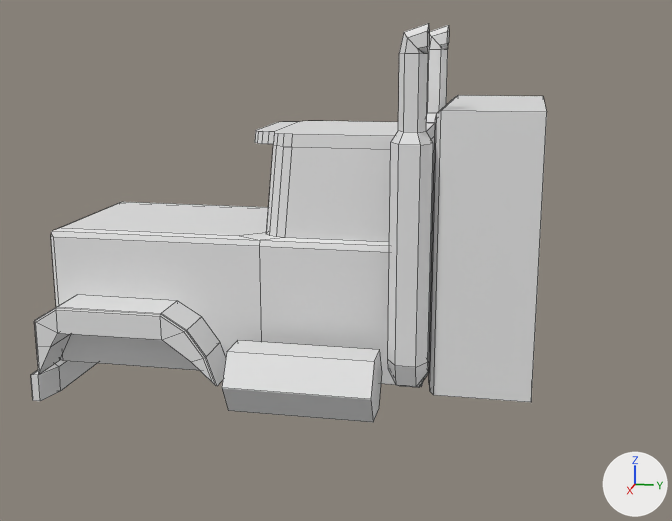
The Blender file Truck.blend as it was, and as the next commit left it.
One viewpoint serves both versions: a 50 mm lens placed at (19.14, 7.3, 5.29), pointed at (0.01, 3.47, 0.51). Every picture has the same lights, and +X, +Y and +Z are marked at lower right. Mesh edges are drawn as thin lines.

Script lines for the objects in view, before the commit:
```python
ob_cube = bpy.data.objects.new('Cube', me_cube_001)
ob_cube.location = (0.0, 0.0, 0.24)
ob_cube.scale = (1.72, 2.27, 1.8)
ob_cube_001 = bpy.data.objects.new('Cube.001', me_cube_002)
ob_cube_001.location = (0.0, -0.67, 0.0)
ob_cube_001.scale = (1.72, 2.27, 1.56)
ob_cube_003 = bpy.data.objects.new('Cube.003', me_cube_004)
ob_cube_003.location = (0.7, -2.36, -1.84)
ob_cube_003.scale = (1.0, 0.123, 0.282)
ob_cube_004 = bpy.data.objects.new('Cube.004', me_cube_005)
ob_cube_004.location = (0.22, 6.7, -0.06)
ob_cube_004.scale = (1.5, 0.988, 1.5)
ob_cylinder = bpy.data.objects.new('Cylinder', me_cylinder)
ob_cylinder.location = (2.13, 5.31, -1.2)
ob_cylinder.rotation_euler = (0.0, 1.571, 0.0)  # degrees (0, 90, 0)
ob_cylinder.scale = (0.388, 0.388, 0.388)
ob_cylinder_001 = bpy.data.objects.new('Cylinder.001', me_cylinder_001)
ob_cylinder_001.location = (-2.06, 5.31, -1.2)
ob_cylinder_001.rotation_euler = (0.0, -1.571, 0.0)  # degrees (0, -90, 0)
ob_cylinder_001.scale = (-0.388, 0.388, 0.388)
ob_cylinder_002 = bpy.data.objects.new('Cylinder.002', me_cylinder_002)
ob_cylinder_002.location = (2.59, 3.35, -1.26)
ob_cylinder_002.rotation_euler = (1.571, 0.524, 0.0)  # degrees (90, 30, 0)
ob_cylinder_002.scale = (0.699, 0.699, 1.43)
```
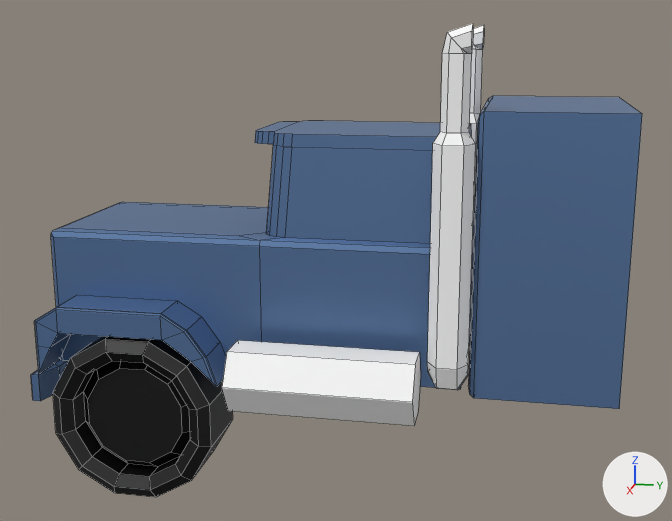
Where the newer file only moved an object's origin or applied its transform, the numbers keep the older frame.

The change, as a diff of the scene's bpy script:
```diff
--- a/Truck.blend.py
+++ b/Truck.blend.py
@@ me_cube_001 @@
 me_cube_001.from_pydata(...)  # 106 vertices, 80 faces; spans x -1.0..1.0, y -1.03..2.45, z -1.0..1.73
+me_cube_001.materials.append(mat_body)  # blue #6282af
@@ me_cube_002 @@
 me_cube_002.from_pydata(...)  # 40 vertices, 40 faces; spans x 1.0..1.54, y -0.69..1.0, z -1.0..-0.04
 # used by ob_cube_001; location = (0.0, -0.67, 0.0); scale = (1.72, 2.27, 1.56)
+# me_cube_002 part 1: 40 faces spanning x 1.0..1.54, y -0.69..1.0, z -1.0..-0.04 switch from no material to mat_body (blue #6282af)
@@ me_cube_004 @@
 me_cube_004.from_pydata(...)  # 32 vertices, 30 faces; spans x -3.28..1.95, y -0.5..1.0, z -1.44..1.0
 # used by ob_cube_003; location = (0.7, -2.36, -1.84); scale = (1.0, 0.123, 0.282)
+# me_cube_004 part 2: 30 faces spanning x -3.28..1.95, y -0.5..1.0, z -1.44..1.0 switch from no material to mat_body (blue #6282af)
@@ me_cube_005 @@
 # used by ob_cube_004; location = (0.22, 6.7, -0.06); scale = (1.5, 0.988, 1.5)
-me_cube_005.from_pydata(...)  # 16 vertices, 14 faces; spans x -1.56..1.27, y -1.0..1.0, z -1.0..2.65
+me_cube_005.from_pydata(...)  # 16 vertices, 14 faces; spans x -1.23..1.23, y 2.85..4.1, z -1.0..2.04
+# me_cube_005 part 3: the whole mesh is rebuilt
+me_cube_005.materials.append(mat_body)  # blue #6282af
@@ me_cylinder_002 @@
 me_cylinder_002.from_pydata(...)  # 12 vertices, 8 faces; spans x -0.87..0.87, y -1.0..1.0, z -1.0..1.0
 # used by ob_cylinder_002; location = (2.59, 3.35, -1.26); rotation_euler = (1.571, 0.524, 0.0), in degrees (90, 30, 0); scale = (0.699, 0.699, 1.43)
+# me_cylinder_002 part 4: the whole mesh is scaled about its middle by (1, 1, 1.27), then moved by (0.0, 0.0, -0.27)
+me_cylinder_002.materials.append(mat_material_001)  # white #ffffff
@@ ob_cube_004 @@
 ob_cube_004 = bpy.data.objects.new('Cube.004', me_cube_005)
-ob_cube_004.location = (0.22, 6.7, -0.06)
-ob_cube_004.scale = (1.5, 0.988, 1.5)
+ob_cube_004.location = (0.0, 0.0, 0.24)
+ob_cube_004.scale = (1.72, 2.27, 1.8)
@@ ob_cylinder @@
-ob_cylinder = bpy.data.objects.new('Cylinder', me_cylinder)
@@ ob_cylinder_001 @@
-ob_cylinder_001 = bpy.data.objects.new('Cylinder.001', me_cylinder_001)
@@ ob_cube_006 @@
+ob_cube_006 = bpy.data.objects.new('Cube.006', me_cube_011)  # 54 vertices, 49 faces; spans x -1.41..-0.81, y 2.51..2.85, z -0.99..2.88; in mat_material_001 (white #ffffff)
+ob_cube_006.location = (0.0, 0.0, 0.24)
+ob_cube_006.scale = (1.72, 2.27, 1.8)
@@ ob_cube_005 @@
+ob_cube_005 = bpy.data.objects.new('Cube.005', me_cube_010)  # 54 vertices, 49 faces; spans x 0.85..1.46, y 2.51..2.85, z -0.99..2.88; in mat_material_001 (white #ffffff)
+ob_cube_005.location = (0.0, 0.0, 0.24)
+ob_cube_005.scale = (1.72, 2.27, 1.8)
@@ ob_cylinder_004 @@
+ob_cylinder_004 = bpy.data.objects.new('Cylinder.004', me_cylinder_004)  # 72 vertices, 62 faces; spans x -1.0..1.0, y -1.0..1.0, z -1.54..-0.18; in mat_material (black #000000)
+ob_cylinder_004.location = (2.95, -0.27, -2.39)
+ob_cylinder_004.rotation_euler = (-1.571, 1.833, -1.571)  # degrees (-90, 105, -90)
+ob_cylinder_004.scale = (1.76, 1.76, 1.16)
```

Pixel boxes [x1, y1, x2, y2] of what changed, in the pictures (672 x 521 px):
'Cube', recoloured (white to blue)
    both: [51, 121, 475, 389]
'Cube.004', reshaped, moved, rescaled (47% wider)
    before: [429, 95, 547, 402]
    after: [468, 96, 642, 409]
'Cylinder.004', added (black)
    after: [53, 336, 233, 497]
'Cylinder.002', mesh rescaled (24% wider)
    before: [222, 340, 382, 422]
    after: [222, 340, 421, 426]
'Cube.005', added
    after: [427, 23, 476, 390]
'Cylinder', deleted
    before: [388, 23, 433, 388]
'Cylinder.001', deleted
    before: [427, 25, 449, 123]
'Cube.006', added
    after: [469, 25, 484, 204]
part 1 of me_cube_002, recoloured (white to blue)
    both: [34, 295, 226, 386]
part 2 of me_cube_004, recoloured (white to blue)
    both: [31, 360, 69, 401]
